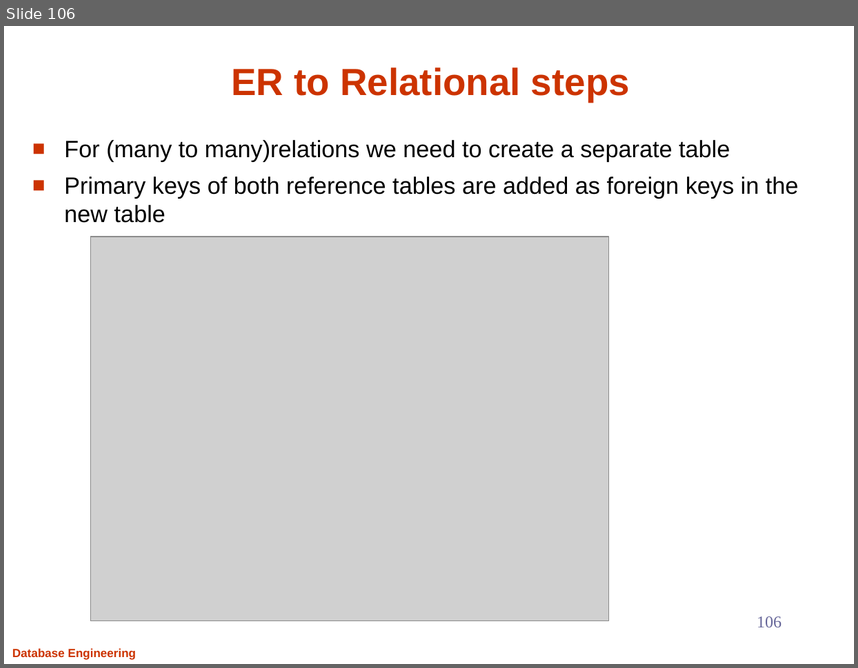
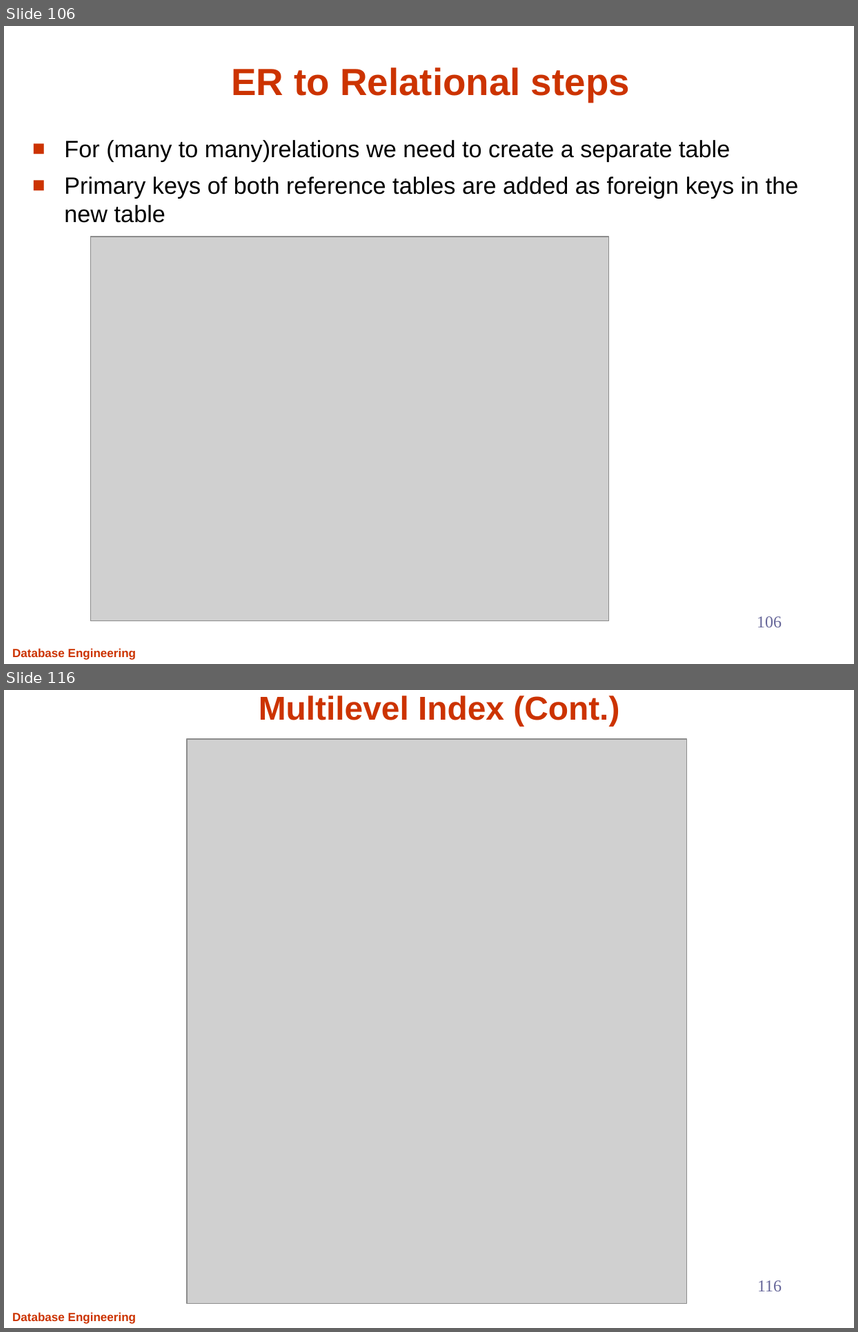
Before and after one commit to Aashishsharma/Learnings, a slide deck: RDBMS/DB.pptx. Shown one above the other, each under a label of ours: slide 106 before the commit, slides 106 and 116 after it; the slides between them are not shown. The pictures are 858x668 and 858x1332 pixels, drawn with LibreOffice and Linux fonts; fonts in the diff are those of the drawing; grey boxes stand for pictures. Boxes give left, top, right and bottom in pixels: in the first picture for what was removed or moved away, otherwise in the second. Text is boxed around its words. In the diff, an @@ line names an element or a change of style, - is before the commit and + after.

```diff
--- a/RDBMS/DB.pptx
+++ b/RDBMS/DB.pptx
@@ slide 116 added at (x1=4, y1=690, x2=854, y2=1328), background #FFFFFF; not listed: 1 template element that a slide beside it also shows @@
@@ title added at (x1=259, y1=696, x2=619, y2=726), 28 pt, text #CC3300, bold @@
+Multilevel Index (Cont.)
@@ picture added at (x1=187, y1=739, x2=686, y2=1303) @@
@@ page number added at (x1=757, y1=1280, x2=782, y2=1291), 14 pt, text #666699 @@
+116
```
Also in this commit, not shown: 43 other slides added.
